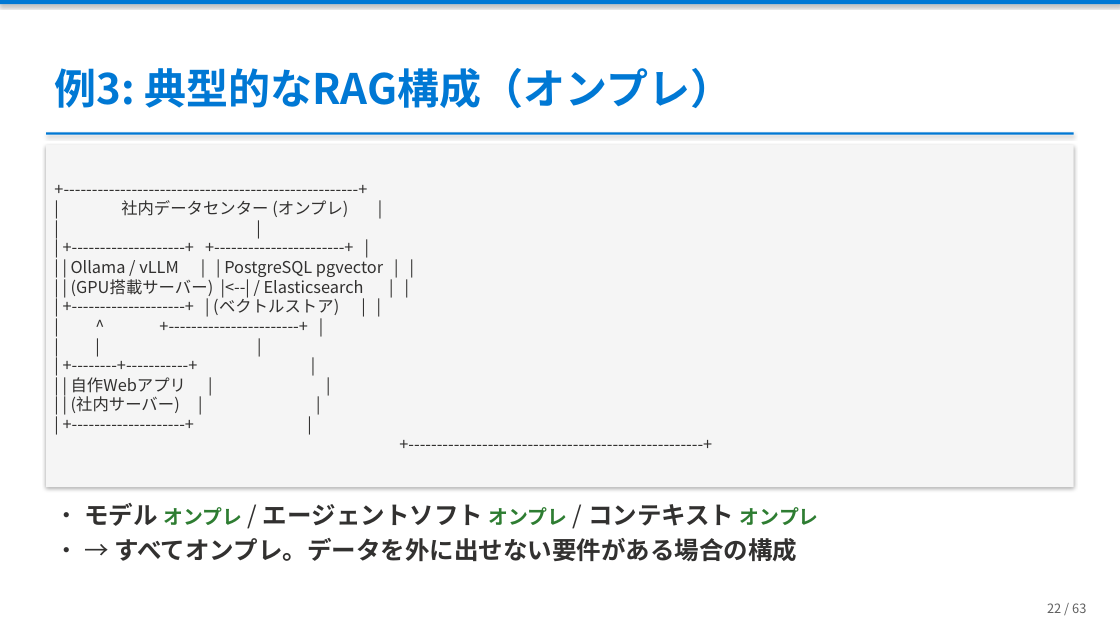
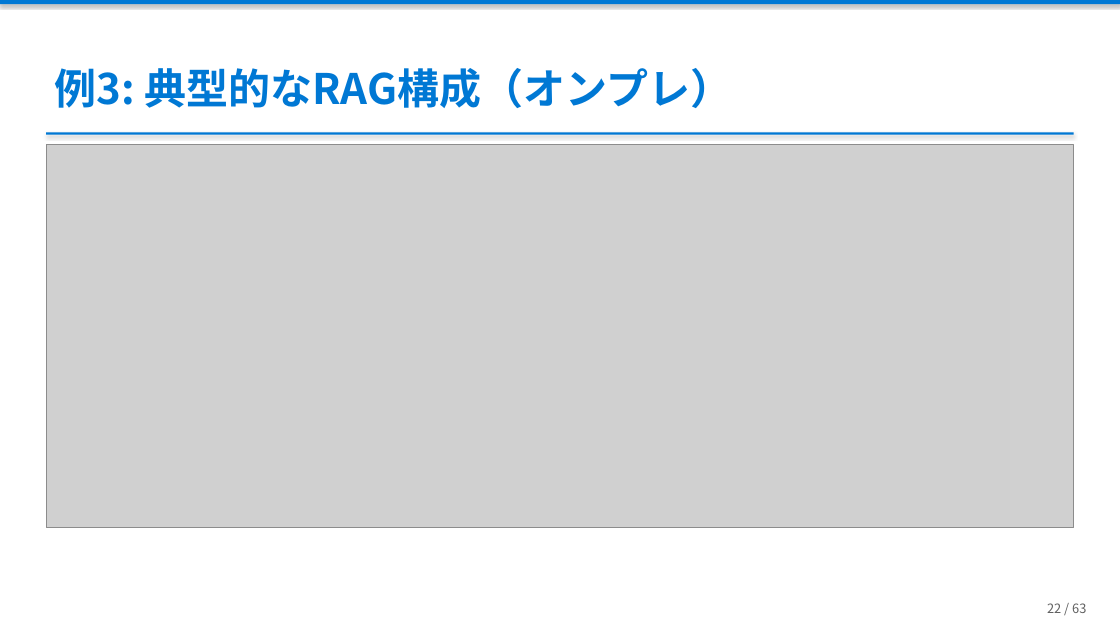
Before and after one commit to ebibibi/presentations, a slide deck: slide 22 of HCCJP_71/AI時代の「本当の」ハイブリッドクラウド — エージェントが実現した、あの頃の夢.pptx. Drawn at 1120x630 pixels with LibreOffice and Linux fonts; fonts in the diff are those of the drawing; grey boxes stand for pictures. Boxes give left, top, right and bottom in pixels: in the first picture for what was removed or moved away, otherwise in the second. Text is boxed around its words. In the diff, an @@ line names an element or a change of style, - is before the commit and + after.

```diff
--- a/HCCJP_71/AI時代の「本当の」ハイブリッドクラウド — エージェントが実現した、あの頃の夢.pptx
+++ b/HCCJP_71/AI時代の「本当の」ハイブリッドクラウド — エージェントが実現した、あの頃の夢.pptx
@@ rectangle removed at (46,145,1074,488) @@
-+----------------------------------------------------+
-| 社内データセンター (オンプレ) |
-| |
-| +--------------------+ +-----------------------+ |
-| | Ollama / vLLM | | PostgreSQL pgvector | |
-| | (GPU搭載サーバー) |<--| / Elasticsearch | |
-| +--------------------+ | (ベクトルストア) | |
-| ^ +-----------------------+ |
-| | |
-| +--------+-----------+ |
-| | 自作Webアプリ | |
-| | (社内サーバー) | |
-| +--------------------+ |
-+----------------------------------------------------+
@@ picture added at (46,145,1074,528) @@
@@ text removed at (84,503,819,562) @@
-• モデル オンプレ / エージェントソフト オンプレ / コンテキスト オンプレ
-• → すべてオンプレ。データを外に出せない要件がある場合の構成
```
Also in this commit, not shown: 8 other slides changed, 1 other file.
